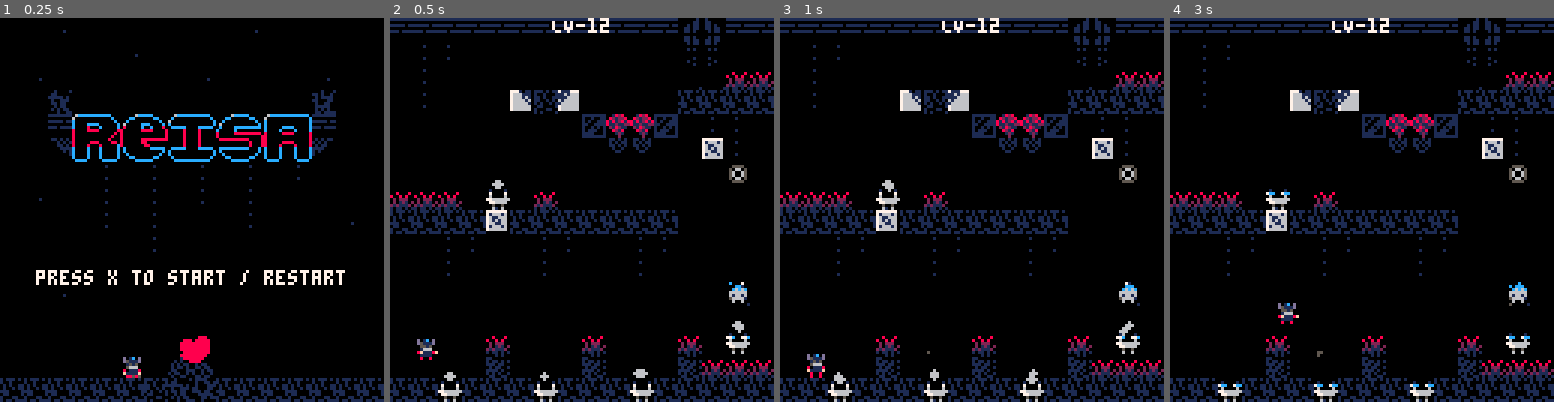
Above: before the commit, frames 1-4 (left to right).
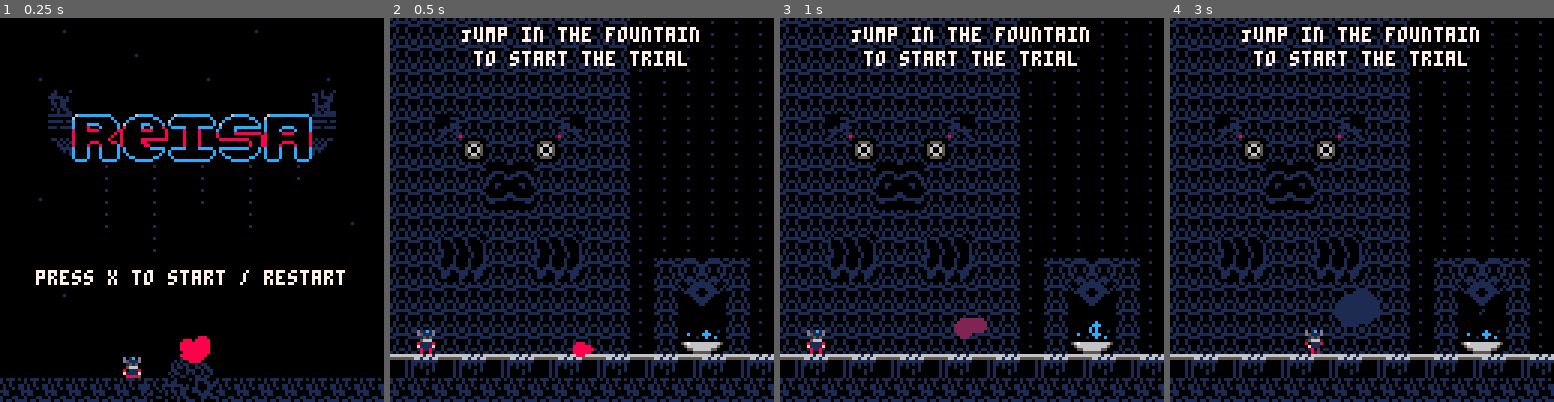
Above: after the commit, the same moments.

Repository: han-sen/pico-8-tests
Game: PICO-8 cartridge reisa/reisa.p8
Same seed, same stepped clock (60 frames per second), same inputs: the game is played once before the commit and once after it.
Inputs:
- Up to frame 1 (0.25 s): no input
- Up to frame 2 (0.5 s): tap X (X key) at 0.33 s
- Up to frame 3 (1 s): no input
- Up to frame 4 (3 s): tap X (X key) at 1.07, 1.85, 2.97 s; hold Right 1.6-2.1 s; hold Up 2.15-2.42 s; hold Right from 2.47 s (still down)

Frame 1 is identical in both runs. In frame 2, 37% of the frame differs, in the area x 0-100%, y 0-100%; in frame 3, 37%; in frame 4, 38%.

Commit message:
added beta test browser export

Diff:
--- a/reisa/reisa.p8
+++ b/reisa/reisa.p8
@@ -23,7 +23,7 @@
 #include src/menu.lua
 
 function _init()
-	-- music(2)
+	music(2)
 	state = 'menu'
 	player = player
 	game_keys = game_keys
--- a/reisa/src/menu.lua
+++ b/reisa/src/menu.lua
@@ -1,6 +1,6 @@
 function update_menu()
     if btnp(5) then
-        -- music(3)
+        music(3)
         effects = {}
         state = "playing"
     end
--- a/reisa/src/player.lua
+++ b/reisa/src/player.lua
@@ -1,6 +1,6 @@
 player = {
-    x = 8 + (128 * 3),
-    y = 104 + (128 * 1),
+    x = 8 + (128 * 0),
+    y = 104 + (128 * 0),
     sprite = 64,
     size = 1,
     width = 8,
Not shown, changed: the music (__music__) section of reisa/reisa.p8
Not shown, added: .gitignore
Not shown, added: reisa/index.html
Not shown, added: reisa/reisa.js
